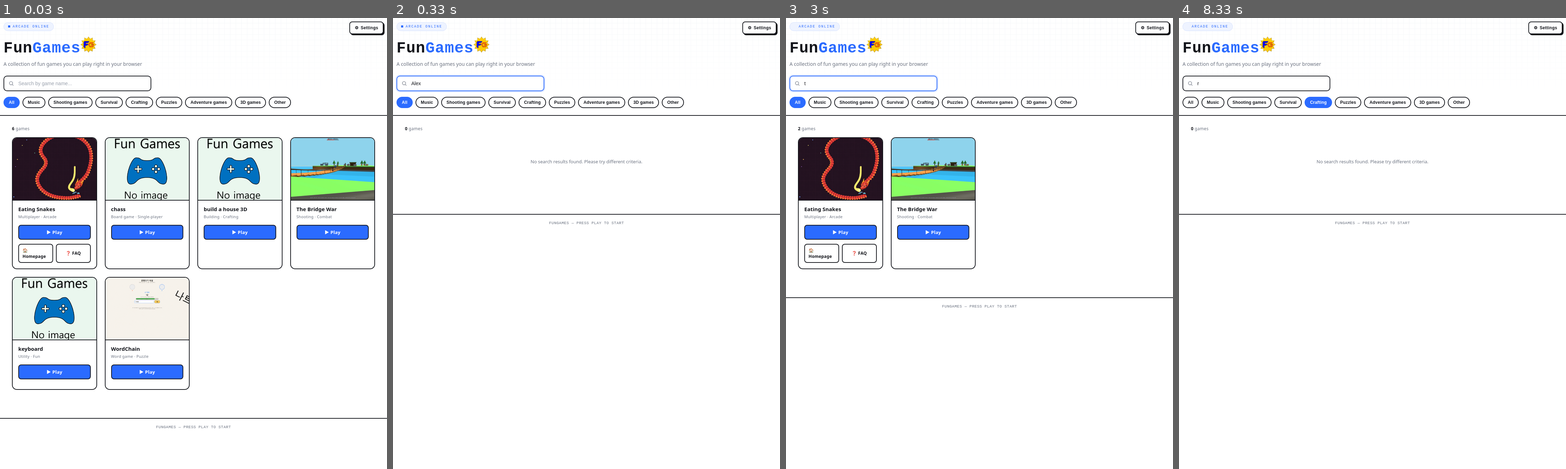
Above: before the commit, frames 1-4 (left to right).
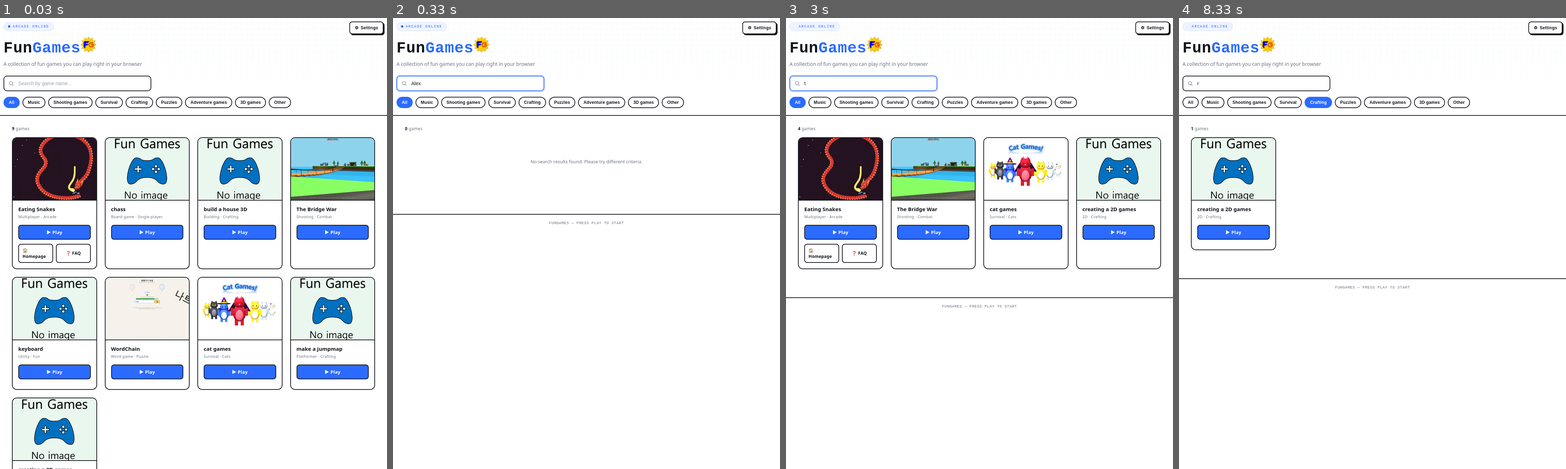
Above: after the commit, the same moments.

Repository: KangBaek-ho/fungames
Game: browser game, page index.html
Same seed, same stepped clock (60 frames per second), same inputs: the game is played once before the commit and once after it.
Inputs (mouse positions are in pixels of both pictures, inside the frame that each line leads up to):
- Up to frame 1 (0.03 s): no input
- Up to frame 2 (0.33 s): click (470, 85) at 0.27 s; type "Alex" at 0.27 s
- Up to frame 3 (3 s): click "⚙ Settings" at 1.27 s; tap Enter at 1.52, 2.8 s; click "✕" at 2.02 s; click (863, 85) at 2.77 s; type "t" at 2.77 s
- Up to frame 4 (8.33 s): click (1511, 202) at 3.52 s; click "Adventure games" at 4.27 s; click "Music" at 5.02 s; click (1256, 85) at 5.77 s; type "r" at 5.77 s; tap Enter at 5.8 s; click "Other" at 6.52 s; click "Survival" at 7.27 s; click "Crafting" at 8.02 s

The runs differ from the first frame. In frame 1, 4.1% of the frame differs, in the area x 0-100%, y 24-100%; in frame 2, nothing differs; in frame 3, 3.1%; in frame 4, 2.1%.

Commit message:
Update index.html

Diff:
--- a/index.html
+++ b/index.html
@@ -362,7 +362,10 @@
       'builtin-wargame':'다리 전쟁',
       'builtin-keyboard':'키보드',
       'builtin-wordchain':'끝말잇기',
-      'builtin-wargame-3d':'다리 전쟁'
+      'builtin-wargame-3d':'다리 전쟁',
+      'builtin-cat-games':'고양이 게임들',
+      'builtin-jumpmap':'점프맵 만들기',
+      'builtin-creating-2d-game':'2D 게임 만들기'
     },
     gameTags:{
       'builtin-eating-snakes':'멀티플레이어 · 아케이드',
@@ -372,7 +375,10 @@
       'builtin-keyboard':'유틸리티 · 재미',
       'builtin-wordchain':'단어게임 · 퍼즐',
       'builtin-wargame-3d':'슈팅 · 3D',
-      'builtin-build-a-house-3d-cat':'건축 · 3D'
+      'builtin-build-a-house-3d-cat':'건축 · 3D',
+      'builtin-cat-games':'서바이벌 · 고양이',
+      'builtin-jumpmap':'점프맵 · 만들기',
+      'builtin-creating-2d-game':'2D · 만들기'
     }
   },
   en: {
@@ -396,7 +402,10 @@
       'builtin-keyboard':'Utility · Fun',
       'builtin-wordchain':'Word game · Puzzle',
       'builtin-wargame-3d':'Shooting · 3D',
-      'builtin-build-a-house-3d-cat':'Building · 3D'
+      'builtin-build-a-house-3d-cat':'Building · 3D',
+      'builtin-cat-games':'Survival · Cats',
+      'builtin-jumpmap':'Platformer · Crafting',
+      'builtin-creating-2d-game':'2D · Crafting'
     }
   }
 };
@@ -458,7 +467,7 @@
     id:'builtin-wordchain',
     name:'WordChain',
     category:'퍼즐',
-    url:'https://kangbaek-ho.github.io/Word Chain/',
+    url:'https://kangbaek-ho.github.io/WordChain/',
     thumbnail:'WordChain.png',
     bgUrl:'https://kangbaek-ho.github.io/WordChainhome/',
     builtin:true,
@@ -486,6 +495,34 @@
     published:true,
     tag:'건축 · 3D',
     hideInAll:true
+  },
+  {
+    id:'builtin-cat-games',
+    name:'cat games',
+    category:'서바이벌',
+    url:'https://kangbaek-ho.github.io/catgames/',
+    thumbnail:'cat_games.png',
+    builtin:true,
+    published:true,
+    tag:'서바이벌 · 고양이'
+  },
+  {
+    id:'builtin-jumpmap',
+    name:'make a jumpmap',
+    category:'만들기',
+    url:'https://kangbaek-ho.github.io/jumpmap/',
+    builtin:true,
+    published:true,
+    tag:'점프맵 · 만들기'
+  },
+  {
+    id:'builtin-creating-2d-game',
+    name:'creating a 2D games',
+    category:'만들기',
+    url:'https://kangbaek-ho.github.io/Creating-a-2D-Game/',
+    builtin:true,
+    published:true,
+    tag:'2D · 만들기'
   }
 ];
 
